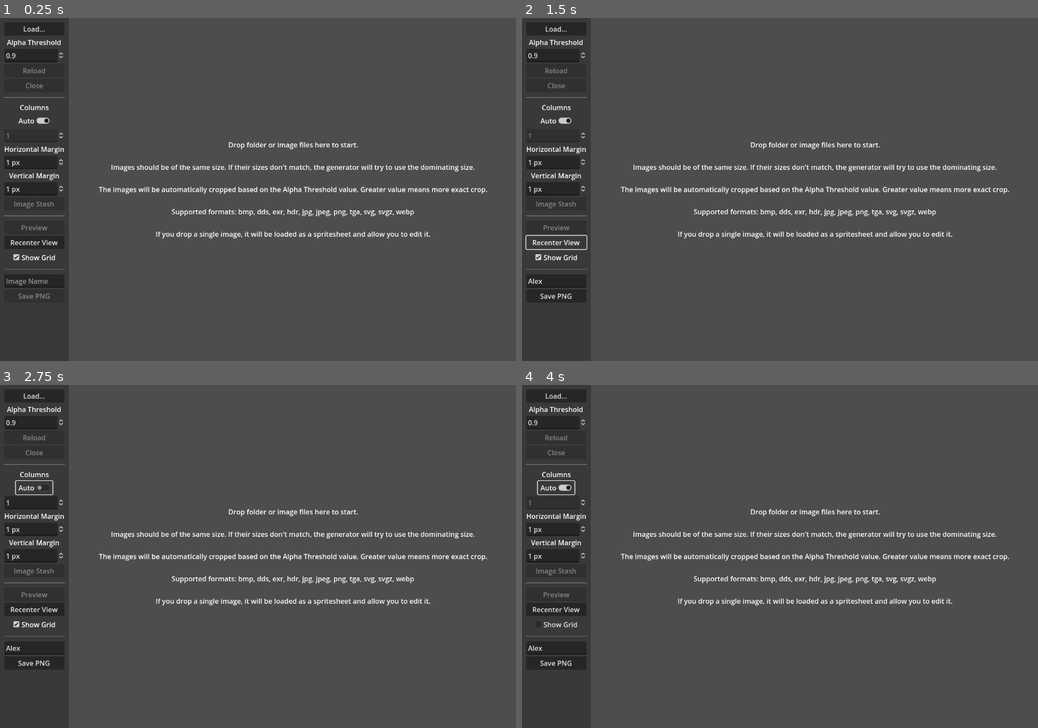
Above: before the commit, frames 1-4 (two rows, left to right).
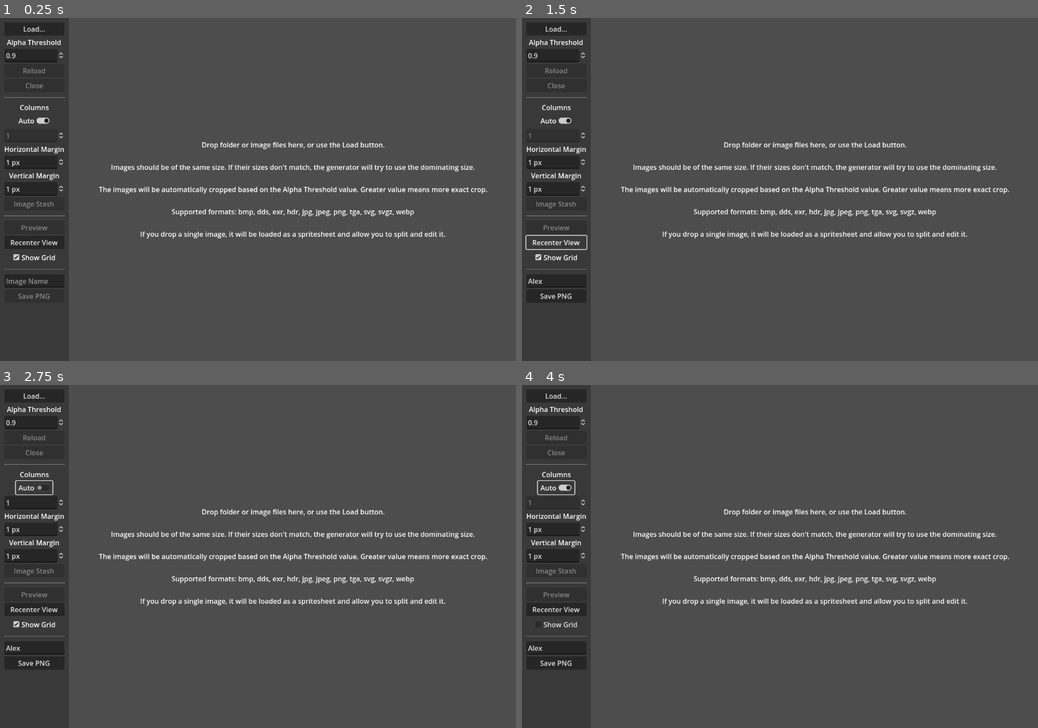
Above: after the commit, the same moments.

Repository: KoBeWi/Godot-Spritesheet-Generator
Game: Godot game, scene res://Source/Main.tscn
Same seed, same stepped clock (60 frames per second), same inputs: the game is played once before the commit and once after it.
Inputs (mouse positions are in pixels of both pictures, inside the frame that each line leads up to):
- Up to frame 1 (0.25 s): no input
- Up to frame 2 (1.5 s): click (558, 282) at 0.52 s; type "Alex" at 0.6 s; click "Recenter View" at 1.25 s
- Up to frame 3 (2.75 s): click "Auto" at 2 s
- Up to frame 4 (4 s): click "Show Grid" at 2.75 s; click "Auto" at 3.5 s

The runs differ from the first frame. In frame 1, 0.8% of the frame differs, in the area x 27-87%, y 36-65%; in frame 2, 0.8%; in frame 3, 0.8%; in frame 4, 0.8%.

Commit message:
Better zoom

Diff:
--- a/Source/Main.gd
+++ b/Source/Main.gd
@@ -8,7 +8,6 @@
 
 var images_to_process: Array
 var images_to_texturize: Array
-var first_time := true
 var image_count: int
 var output_path: String
 
@@ -21,11 +20,22 @@
 	$PreviewDialog.hide()
 
 func _ready():
+	set_spritesheet_visible(false)
+
 	$Welcome.text = $Welcome.text % ", ".join(SUPPORTED_FORMATS)
 	%Load.get_popup().index_pressed.connect(load_dialog_option)
 
 	get_viewport().files_dropped.connect(process_files)
 	set_process(false)
+
+func set_spritesheet_visible(vis: bool):
+	$Welcome.visible = not vis
+	$SpritesheetView.visible = vis
+	$Controls.visible = vis
+
+	%Reload.disabled = not vis
+	%Close.disabled = not vis
+	%PreviewButton.disabled = not vis
 
 func process_files(files: PackedStringArray):
 	%CustomName.text = ""
@@ -112,9 +122,8 @@
 	for texture in texture_list:
 		%Spritesheet.add_frame(texture)
 
-	$Welcome.hide()
 	%Spritesheet.update_columns()
-	$SpritesheetView.show()
+	set_spritesheet_visible(true)
 
 	%Reload.disabled = false
 	%SavePNG.disabled = false ## TODO: jakiś check czy wszystko w porządku
@@ -145,13 +154,14 @@
 
 	var format_filters: Array[String] # TODO cachować to
 	format_filters.assign(Array(SUPPORTED_FORMATS).map(func(format: String) -> String: return "*.%s" % format))
-	#DisplayServer.file_dialog_show("Select Images", "res://", "", false, DisplayServer.FILE_DIALOG_MODE_OPEN_ANY, format_filters, files_selected)
-	DisplayServer.file_dialog_show("Select Images", "res://", "", false, DisplayServer.FILE_DIALOG_MODE_OPEN_FILES if option == 0 else DisplayServer.FILE_DIALOG_MODE_OPEN_DIR, [], files_selected)
+	DisplayServer.file_dialog_show("Select Images", "", "", false, DisplayServer.FILE_DIALOG_MODE_OPEN_FILES if option == 0 else DisplayServer.FILE_DIALOG_MODE_OPEN_DIR, [], files_selected)
 
 func close_spritesheet() -> void:
-	# TODO
-	pass # Replace with function body.
-
+	file_list.clear()
+	image_list.clear()
+	texture_list.clear()
+
+	set_spritesheet_visible(false)
 
 #func load_images_from_file_list():
 	#texture_list.clear()
--- a/Source/Main.tscn
+++ b/Source/Main.tscn
@@ -78,7 +78,6 @@
 [node name="Reload" type="Button" parent="PanelContainer/VBoxContainer/Import"]
 unique_name_in_owner = true
 layout_mode = 2
-disabled = true
 text = "Reload"
 
 [node name="Close" type="Button" parent="PanelContainer/VBoxContainer/Import"]
@@ -145,9 +144,9 @@
 [node name="Display" type="VBoxContainer" parent="PanelContainer/VBoxContainer"]
 layout_mode = 2
 
-[node name="Button2" type="Button" parent="PanelContainer/VBoxContainer/Display"]
-layout_mode = 2
-disabled = true
+[node name="PreviewButton" type="Button" parent="PanelContainer/VBoxContainer/Display"]
+unique_name_in_owner = true
+layout_mode = 2
 text = "Preview"
 
 [node name="Button" type="Button" parent="PanelContainer/VBoxContainer/Display"]
@@ -180,10 +179,11 @@
 text = "Save PNG"
 
 [node name="Welcome" type="Label" parent="."]
+visible = false
 layout_mode = 2
 size_flags_horizontal = 3
 size_flags_vertical = 3
-text = "Drop folder or image files here to start.
+text = "Drop folder or image files here, or use the Load button.
 
 Images should be of the same size. If their sizes don't match, the generator will try to use the dominating size.
 
@@ -191,9 +191,124 @@
 
 Supported formats: %s
 
-If you drop a single image, it will be loaded as a spritesheet and allow you to edit it."
+If you drop a single image, it will be loaded as a spritesheet and allow you to split and edit it."
 horizontal_alignment = 1
 vertical_alignment = 1
+
+[node name="Controls" type="MarginContainer" parent="."]
+layout_mode = 2
+size_flags_horizontal = 3
+mouse_filter = 2
+
+[node name="VBoxContainer" type="VBoxContainer" parent="Controls"]
+layout_mode = 2
+alignment = 2
+
+[node name="Error" type="Label" parent="Controls/VBoxContainer"]
+unique_name_in_owner = true
+modulate = Color(1, 0, 0, 1)
+layout_mode = 2
+size_flags_vertical = 0
+horizontal_alignment = 1
+
+[node name="HBoxContainer" type="HBoxContainer" parent="Controls/VBoxContainer"]
+layout_mode = 2
+
+[node name="Control" type="Control" parent="Controls/VBoxContainer/HBoxContainer"]
+layout_mode = 2
+size_flags_horizontal = 3
+
+[node name="ZoomLabel" type="Label" parent="Controls/VBoxContainer/HBoxContainer"]
+unique_name_in_owner = true
+layout_mode = 2
+text = "1.00x"
+
+[node name="ZoomSlider" type="HSlider" parent="Controls/VBoxContainer/HBoxContainer"]
+unique_name_in_owner = true
+layout_mode = 2
+size_flags_horizontal = 3
+size_flags_vertical = 8
+size_flags_stretch_ratio = 2.0
+min_value = 0.01
+max_value = 9.99
+step = 0.01
+value = 1.0
+tick_count = 10
+
+[node name="Control2" type="Control" parent="Controls/VBoxContainer/HBoxContainer"]
+layout_mode = 2
+size_flags_horizontal = 3
+
+[node name="Help" type="VBoxContainer" parent="Controls"]
+layout_mode = 2
+size_flags_horizontal = 8
+size_flags_vertical = 8
+mouse_filter = 2
+alignment = 2
+
+[node name="DragHint" type="HBoxContainer" parent="Controls/Help"]
+unique_name_in_owner = true
+visible = false
+layout_mode = 2
+script = SubResource("GDScript_dtuo0")
+
+[node name="Label" type="Label" parent="Controls/Help/DragHint"]
+layout_mode = 2
+size_flags_horizontal = 10
+text = "Hold Shift to swap"
+
+[node name="HBoxContainer" type="HBoxContainer" parent="Controls/Help"]
+layout_mode = 2
+
+[node name="Label" type="Label" parent="Controls/Help/HBoxContainer"]
+custom_minimum_size = Vector2(48, 0)
+layout_mode = 2
+text = "LMB"
+horizontal_alignment = 1
+
+[node name="VSeparator" type="VSeparator" parent="Controls/Help/HBoxContainer"]
+layout_mode = 2
+
+[node name="Label2" type="Label" parent="Controls/Help/HBoxContainer"]
+layout_mode = 2
+text = "rearrange images"
+
+[node name="HBoxContainer2" type="HBoxContainer" parent="Controls/Help"]
+layout_mode = 2
+
+[node name="Label" type="Label" parent="Controls/Help/HBoxContainer2"]
+custom_minimum_size = Vector2(48, 0)
+layout_mode = 2
+text = "RMB"
+horizontal_alignment = 1
+
+[node name="VSeparator" type="VSeparator" parent="Controls/Help/HBoxContainer2"]
+layout_mode = 2
+
+[node name="Label2" type="Label" parent="Controls/Help/HBoxContainer2"]
+layout_mode = 2
+text = "delete images"
+
+[node name="HBoxContainer3" type="HBoxContainer" parent="Controls/Help"]
+layout_mode = 2
+
+[node name="Label" type="Label" parent="Controls/Help/HBoxContainer3"]
+custom_minimum_size = Vector2(48, 0)
+layout_mode = 2
+text = "MMB"
+horizontal_alignment = 1
+
+[node name="VSeparator" type="VSeparator" parent="Controls/Help/HBoxContainer3"]
+layout_mode = 2
+
+[node name="Label2" type="Label" parent="Controls/Help/HBoxContainer3"]
+layout_mode = 2
+text = "pan/zoom view"
+
+[node name="Timer" type="Timer" parent="Controls"]
+unique_name_in_owner = true
+wait_time = 5.0
+one_shot = true
 
 [node name="SpritesheetView" type="CanvasLayer" parent="."]
 layer = -1
@@ -223,97 +338,7 @@
 theme_override_constants/v_separation = 0
 columns = 3
 
-[node name="Help" type="VBoxContainer" parent="SpritesheetView"]
-anchors_preset = 3
-anchor_left = 1.0
-anchor_top = 1.0
-anchor_right = 1.0
-anchor_bottom = 1.0
-offset_left = -196.0
-offset_top = -104.0
-grow_horizontal = 0
-grow_vertical = 0
-mouse_filter = 2
-alignment = 2
-
-[node name="DragHint" type="HBoxContainer" parent="SpritesheetView/Help"]
-unique_name_in_owner = true
-visible = false
-layout_mode = 2
-script = SubResource("GDScript_dtuo0")
-
-[node name="Label" type="Label" parent="SpritesheetView/Help/DragHint"]
-layout_mode = 2
-size_flags_horizontal = 10
-text = "Hold Shift to swap"
-
-[node name="HBoxContainer" type="HBoxContainer" parent="SpritesheetView/Help"]
-layout_mode = 2
-
-[node name="Label" type="Label" parent="SpritesheetView/Help/HBoxContainer"]
-custom_minimum_size = Vector2(48, 0)
-layout_mode = 2
-text = "LMB"
-horizontal_alignment = 1
-
-[node name="VSeparator" type="VSeparator" parent="SpritesheetView/Help/HBoxContainer"]
-layout_mode = 2
-
-[node name="Label2" type="Label" parent="SpritesheetView/Help/HBoxContainer"]
-layout_mode = 2
-text = "rearrange images"
-
-[node name="HBoxContainer2" type="HBoxContainer" parent="SpritesheetView/Help"]
-layout_mode = 2
-
-[node name="Label" type="Label" parent="SpritesheetView/Help/HBoxContainer2"]
-custom_minimum_size = Vector2(48, 0)
-layout_mode = 2
-text = "RMB"
-horizontal_alignment = 1
-
-[node name="VSeparator" type="VSeparator" parent="SpritesheetView/Help/HBoxContainer2"]
-layout_mode = 2
-
-[node name="Label2" type="Label" parent="SpritesheetView/Help/HBoxContainer2"]
-layout_mode = 2
-text = "delete images"
-
-[node name="HBoxContainer3" type="HBoxContainer" parent="SpritesheetView/Help"]
-layout_mode = 2
-
-[node name="Label" type="Label" parent="SpritesheetView/Help/HBoxContainer3"]
-custom_minimum_size = Vector2(48, 0)
-layout_mode = 2
-text = "MMB"
-horizontal_alignment = 1
-
-[node name="VSeparator" type="VSeparator" parent="SpritesheetView/Help/HBoxContainer3"]
-layout_mode = 2
-
-[node name="Label2" type="Label" parent="SpritesheetView/Help/HBoxContainer3"]
-layout_mode = 2
-text = "pan/zoom view"
-
 [node name="CanvasLayer" type="CanvasLayer" parent="."]
-
-[node name="Error" type="Label" parent="CanvasLayer"]
-unique_name_in_owner = true
-modulate = Color(1, 0, 0, 1)
-anchors_preset = 12
-anchor_top = 1.0
-anchor_right = 1.0
-anchor_bottom = 1.0
-offset_top = -14.0
-grow_horizontal = 2
-grow_vertical = 0
-size_flags_vertical = 0
-horizontal_alignment = 1
-
-[node name="Timer" type="Timer" parent="CanvasLayer"]
-unique_name_in_owner = true
-wait_time = 5.0
-one_shot = true
 
 [node name="ProcessDialog" type="AcceptDialog" parent="."]
 title = "Please Wait..."
@@ -491,13 +516,14 @@
 [connection signal="value_changed" from="PanelContainer/VBoxContainer/SpritesheetSettings/MarginH" to="SpritesheetView/Spritesheet" method="hmargin_changed"]
 [connection signal="value_changed" from="PanelContainer/VBoxContainer/SpritesheetSettings/MarginV" to="SpritesheetView/Spritesheet" method="vmargin_changed"]
 [connection signal="pressed" from="PanelContainer/VBoxContainer/SpritesheetSettings/Stash" to="StashDialog" method="popup_centered_ratio" binds= [0.5]]
-[connection signal="pressed" from="PanelContainer/VBoxContainer/Display/Button2" to="PreviewDialog" method="appear"]
+[connection signal="pressed" from="PanelContainer/VBoxContainer/Display/PreviewButton" to="PreviewDialog" method="appear"]
 [connection signal="pressed" from="PanelContainer/VBoxContainer/Display/Button" to="SpritesheetView" method="recenter"]
 [connection signal="toggled" from="PanelContainer/VBoxContainer/Display/DisplayGrid" to="." method="toggle_grid"]
 [connection signal="text_changed" from="PanelContainer/VBoxContainer/Export/CustomName" to="." method="update_save_button" unbinds=1]
 [connection signal="pressed" from="PanelContainer/VBoxContainer/Export/SavePNG" to="." method="save_png"]
-[connection signal="hidden" from="CanvasLayer/Error" to="." method="error_hidden"]
-[connection signal="timeout" from="CanvasLayer/Timer" to="CanvasLayer/Error" method="hide"]
+[connection signal="hidden" from="Controls/VBoxContainer/Error" to="." method="error_hidden"]
+[connection signal="value_changed" from="Controls/VBoxContainer/HBoxContainer/ZoomSlider" to="SpritesheetView" method="set_zoom"]
+[connection signal="timeout" from="Controls/Timer" to="Controls/VBoxContainer/Error" method="hide"]
 [connection signal="confirmed" from="SplitDialog" to="SplitDialog" method="split_spritesheet"]
 [connection signal="value_changed" from="SplitDialog/VBoxContainer/HBoxContainer/SplitX" to="SplitDialog" method="update_split_preview" unbinds=1]
 [connection signal="value_changed" from="SplitDialog/VBoxContainer/HBoxContainer/SplitY" to="SplitDialog" method="update_split_preview" unbinds=1]
--- a/Source/SpritesheetFrame.gd
+++ b/Source/SpritesheetFrame.gd
@@ -7,6 +7,7 @@
 
 func update_index():
 	%Index.text = str(get_index())
+	%Index.scale = Vector2.ONE * (%TextureRect.size.y / 4.0) / %Index.size.y
 
 func set_frame_margin(margin: Vector2):
 	$MarginContainer.add_theme_constant_override(&"margin_left", margin.x)
--- a/Source/SpritesheetFrame.tscn
+++ b/Source/SpritesheetFrame.tscn
@@ -22,10 +22,11 @@
 layout_mode = 2
 stretch_mode = 4
 
-[node name="Index" type="Label" parent="MarginContainer"]
+[node name="Index" type="Label" parent="MarginContainer/TextureRect"]
 unique_name_in_owner = true
-layout_mode = 2
+layout_mode = 1
+offset_right = 10.0
+offset_bottom = 23.0
 size_flags_horizontal = 0
 size_flags_vertical = 0
-theme_override_font_sizes/font_size = 8
 text = "0"
--- a/Source/SpritesheetView.gd
+++ b/Source/SpritesheetView.gd
@@ -2,6 +2,7 @@
 
 var pan_origin: Vector2
 var pan_start: Vector2
+var mouse_zooming: bool
 
 func _ready() -> void:
 	%Grid.minimum_size_changed.connect(refresh_background)
@@ -19,15 +20,16 @@
 
 		if event.button_index == MOUSE_BUTTON_WHEEL_DOWN:
 			var lm = cc.get_local_mouse_position()
-			cc.scale -= Vector2.ONE * 0.05
-			if cc.scale.x <= 0:
-				cc.scale = Vector2.ONE * 0.05
-
+			mouse_zooming = true
+			%ZoomSlider.value -= 0.05
+			mouse_zooming = false
 			cc.position -= (lm - cc.get_local_mouse_position()) * cc.scale
 		elif event.button_index == MOUSE_BUTTON_WHEEL_UP:
 			var lm = cc.get_local_mouse_position()
-			cc.scale += Vector2.ONE * 0.05
+			%ZoomSlider.value += 0.05
+			mouse_zooming = true
 			cc.position -= (lm - cc.get_local_mouse_position()) * cc.scale
+			mouse_zooming = false
 
 	if event is InputEventMouseMotion:
 		if pan_origin != Vector2():
@@ -39,6 +41,19 @@
 func refresh_background():
 	%Background.custom_minimum_size = %Grid.get_minimum_size()
 
-func recenter() -> void: ## TODO: widok całości?
+func recenter() -> void: ## TODO: widok całości? dopasowanie zoomo do rozmiaru?
 	%Spritesheet.position = get_viewport().size / 2 - Vector2i(%Spritesheet.size) / 2
 	%Spritesheet.scale = Vector2.ONE
+
+func set_zoom(value: float) -> void:
+	var cc: Control = %Spritesheet
+	var center_position: Vector2
+
+	if not mouse_zooming:
+		center_position = cc.position + cc.size * 0.5 * cc.scale
+
+	cc.scale = Vector2.ONE * value
+	%ZoomLabel.text = "%0.2fx" % value
+
+	if not mouse_zooming:
+		cc.position = center_position - cc.size * 0.5 * cc.scale
